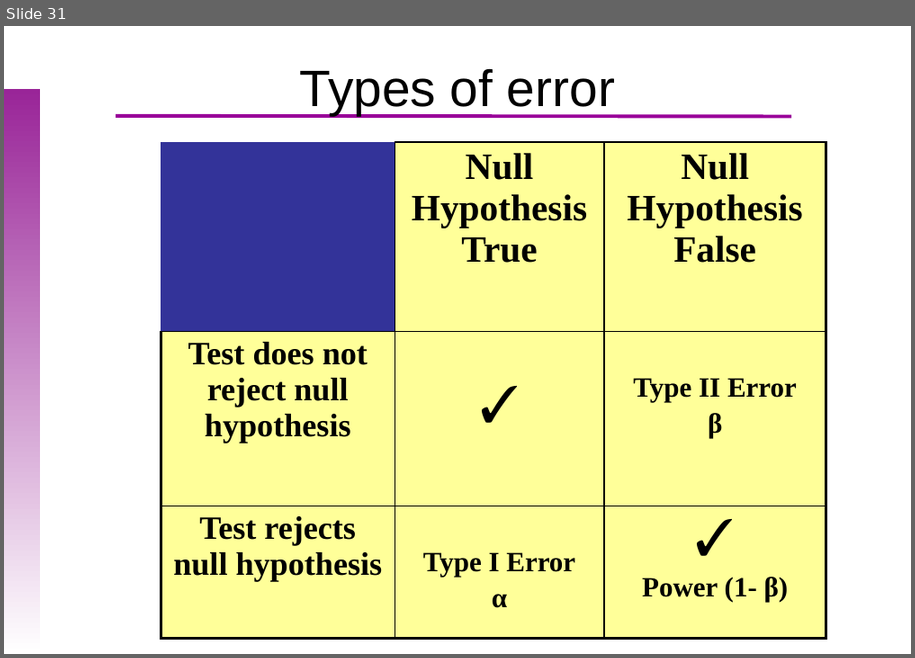
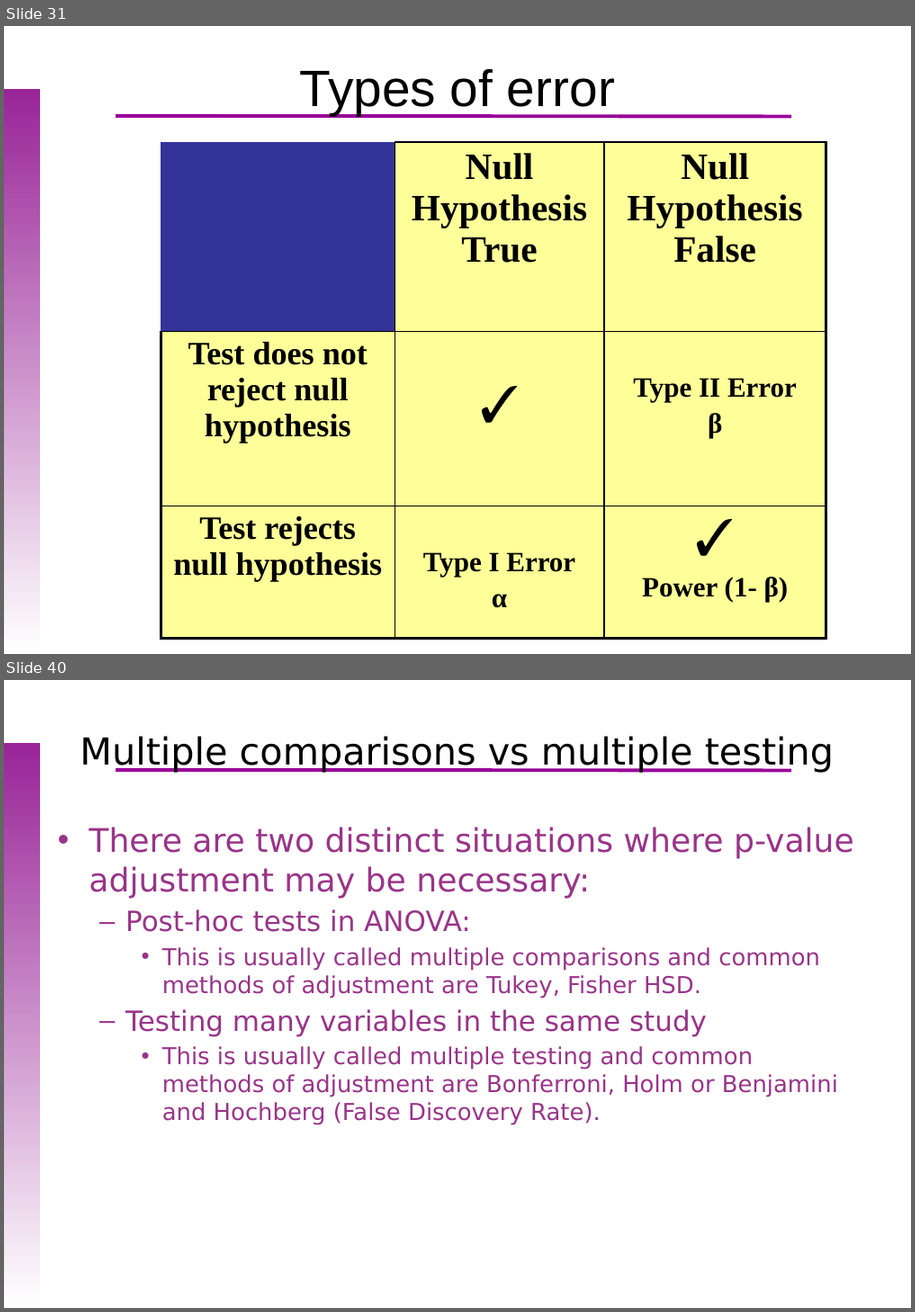
Before and after one commit to uebvhir/Course_Basic_Statistics_2019, a slide deck: Sessio_6/EBB_2018_Session_6_Hypothesis_tests.pptx. Shown one above the other, each under a label of ours: slide 31 before the commit, slides 31 and 40 after it; the slides between them are not shown. The pictures are 915x658 and 915x1312 pixels, drawn with LibreOffice and Linux fonts; fonts in the diff are those of the drawing; background and template pictures are left out. Boxes give left, top, right and bottom in pixels: in the first picture for what was removed or moved away, otherwise in the second. Text is boxed around its words. In the diff, an @@ line names an element or a change of style, - is before the commit and + after.

```diff
--- a/Sessio_6/EBB_2018_Session_6_Hypothesis_tests.pptx
+++ b/Sessio_6/EBB_2018_Session_6_Hypothesis_tests.pptx
@@ slide 40 added at (x1=4, y1=680, x2=911, y2=1308), background picture (left out); not listed: 2 template elements that a slide beside it also shows @@
@@ title added at (x1=80, y1=736, x2=834, y2=773), 32 pt, text #000000 @@
+Multiple comparisons vs multiple testing
@@ text added at (x1=89, y1=827, x2=854, y2=1126), 20 pt, text #993489 @@
+• There are two distinct situations where p-value adjustment may be necessary:
+  – Post-hoc tests in ANOVA:
+    • This is usually called multiple comparisons and common methods of adjustment are Tukey, Fisher HSD.
+  – Testing many variables in the same study
+    • This is usually called multiple testing and common methods of adjustment are Bonferroni, Holm or Benjamini and Hochberg (False Discovery Rate).
```
Also in this commit, not shown: 5 slides changed, 7 other slides added, 2 slides removed, 15 other files.
